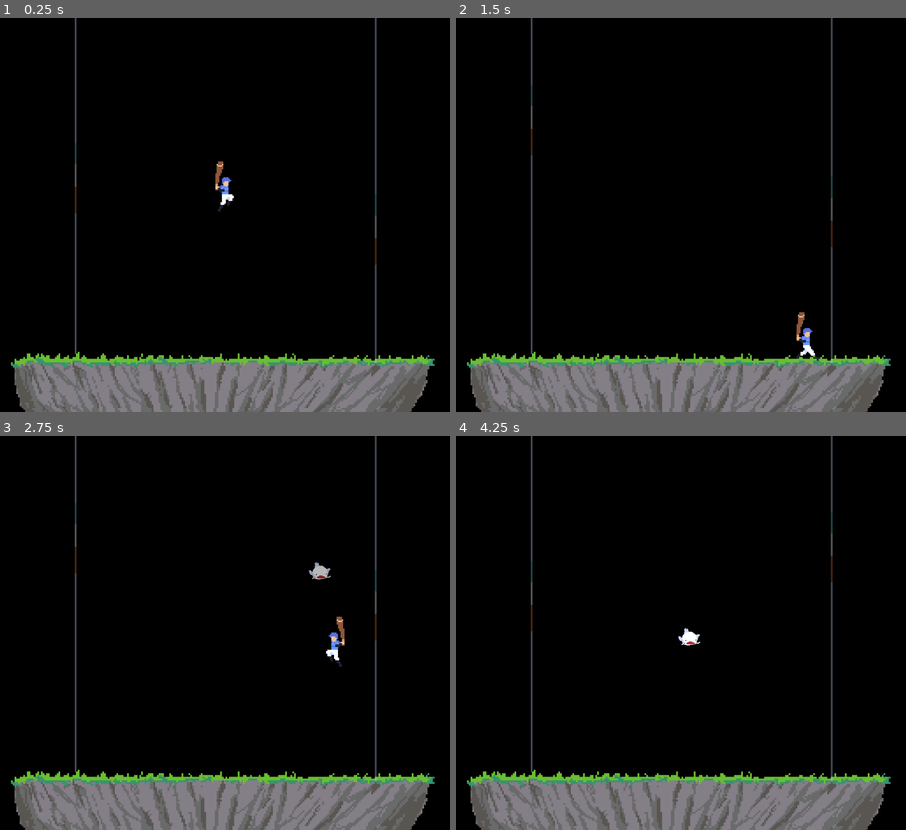
Above: before the commit, frames 1-4 (two rows, left to right).
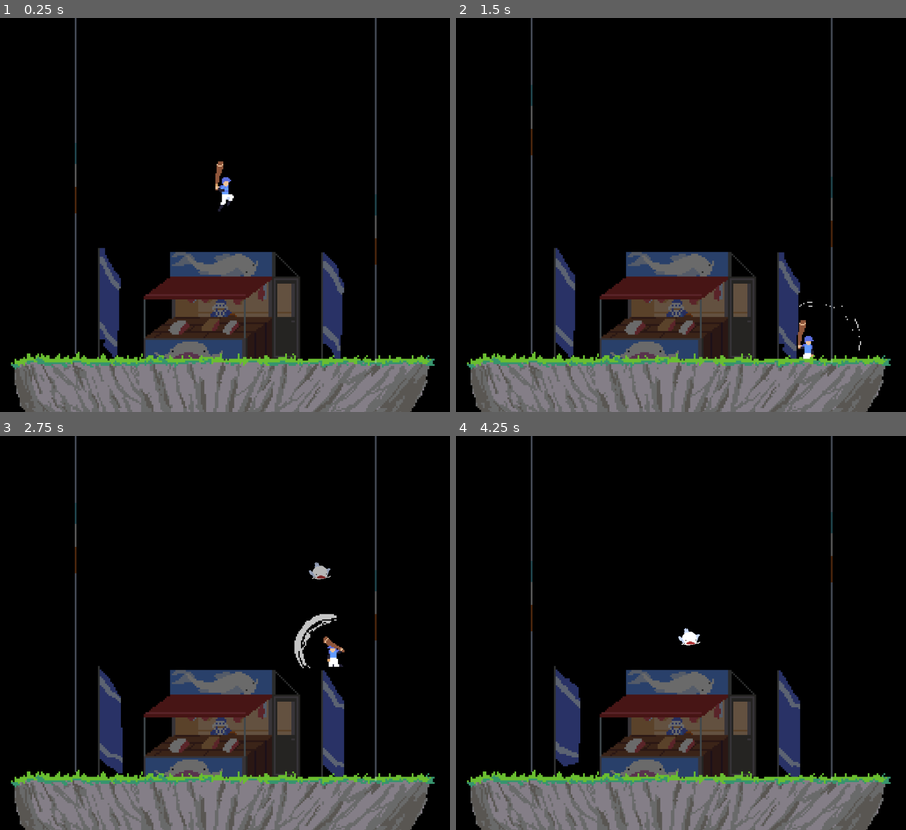
Above: after the commit, the same moments.

Repository: ButterM-40/Koi-Batter
Game: Godot game, scene res://Scenes/Game.tscn
Same seed, same stepped clock (60 frames per second), same inputs: the game is played once before the commit and once after it. The project has no main scene, so this scene is started directly.
Inputs:
- Up to frame 1 (0.25 s): no input
- Up to frame 2 (1.5 s): hold N (N, bound only after the commit) 0.53-1.28 s; hold D (Right) from 0.53 s (still down); tap Space (Hit) at 0.6 s; tap W (Jump) at 0.77 s; tap N (N, bound only after the commit) at 1.35 s
- Up to frame 3 (2.75 s): tap W (Jump) at 1.52 s; tap Space (Hit) at 1.55, 2.1 s; release D (Right) at 2.03 s; hold A (Left) from 2.03 s (still down); hold N (N, bound only after the commit) from 2.03 s (still down)
- Up to frame 4 (4.25 s): release A (Left) at 2.78 s; release N (N, bound only after the commit) at 2.78 s; hold D (Right) from 2.78 s (still down); tap N (N, bound only after the commit) at 2.85 s; tap W (Jump) at 3.02, 3.77 s; tap Space (Hit) at 3.05, 3.6 s; hold N (N, bound only after the commit) from 3.53 s (still down)

The runs differ from the first frame. In frame 1, 10% of the frame differs, in the area x 21-77%, y 58-87%; in frame 2, 11%; in frame 3, 11%, in the area x 21-77%, y 45-87%; in frame 4, 11%.

Commit message:
spriteZ
- added sprite for swing
- added swing effect
- added some BG stuff
- press N

Diff:
--- a/Components/PlayerBatter/batter.gd
+++ b/Components/PlayerBatter/batter.gd
@@ -37,6 +37,8 @@
 		player_sfx.play()
 
 
+
+
 	# Get the input direction and handle the movement/deceleration.
 	# As good practice, you should replace UI actions with custom gameplay actions.
 	var direction := Input.get_axis("Left", "Right")
@@ -53,10 +55,18 @@
 
 	if direction < 0:
 		animationplayer.flip_h = true
+		$EffectSprite2D.flip_h = true
+		$EffectSprite2D.position.x = -16
 	if direction > 0:
 		animationplayer.flip_h = false
+		$EffectSprite2D.flip_h = false
+		$EffectSprite2D.position.x = 16
 	if Input.is_action_just_pressed("Hit"):
 		action_hit(animationplayer.flip_h)
+
+	if Input.is_action_pressed("N"):
+		N()
+		is_hit = true
 
 func action_hit(face) -> void:
 	is_hit = true
@@ -71,10 +81,13 @@
 	if face:
 		bat_hitbox_left.set_deferred("monitorable", true)
 		is_hit_left = true
+
 	else:
 		bat_hitbox_right.set_deferred("monitorable", true)
 		is_hit_right = true
+
 	animationplayer.play("hit")
+	$EffectSprite2D.play("hitR")
 
 
 func animation_tree(direction) -> void:
@@ -98,6 +111,11 @@
 		is_sfx = false
 		bat_hitbox_right.set_deferred("monitorable", false)
 		bat_hitbox_left.set_deferred("monitorable", false)
+	if animationplayer.animation == "n":
+		is_hit = false
 
 
 	pass # Replace with function body.
+
+func N() -> void:
+	animationplayer.play("n")
--- a/Components/PlayerBatter/batter.tscn
+++ b/Components/PlayerBatter/batter.tscn
@@ -2,6 +2,7 @@
 
 [ext_resource type="Script" uid="uid://3asrpwwjfdln" path="res://Components/PlayerBatter/batter.gd" id="1_6ltoc"]
 [ext_resource type="Texture2D" uid="uid://bcxkjvh2022id" path="res://Assets/batter-Sheet.png" id="2_mbgni"]
+[ext_resource type="Texture2D" uid="uid://00ugxoa6opdh" path="res://Assets/swing-Sheet.png" id="3_mbgni"]
 
 [sub_resource type="AtlasTexture" id="AtlasTexture_7mu2e"]
 atlas = ExtResource("2_mbgni")
@@ -21,11 +22,31 @@
 
 [sub_resource type="AtlasTexture" id="AtlasTexture_rgb5k"]
 atlas = ExtResource("2_mbgni")
-region = Rect2(200, 0, 50, 50)
+region = Rect2(250, 0, 50, 50)
+
+[sub_resource type="AtlasTexture" id="AtlasTexture_pww7j"]
+atlas = ExtResource("2_mbgni")
+region = Rect2(300, 0, 50, 50)
 
 [sub_resource type="AtlasTexture" id="AtlasTexture_v236p"]
 atlas = ExtResource("2_mbgni")
-region = Rect2(250, 0, 50, 50)
+region = Rect2(600, 0, 50, 50)
+
+[sub_resource type="AtlasTexture" id="AtlasTexture_p7las"]
+atlas = ExtResource("2_mbgni")
+region = Rect2(350, 0, 50, 50)
+
+[sub_resource type="AtlasTexture" id="AtlasTexture_625c7"]
+atlas = ExtResource("2_mbgni")
+region = Rect2(650, 0, 50, 50)
+
+[sub_resource type="AtlasTexture" id="AtlasTexture_5apet"]
+atlas = ExtResource("2_mbgni")
+region = Rect2(700, 0, 50, 50)
+
+[sub_resource type="AtlasTexture" id="AtlasTexture_y05h7"]
+atlas = ExtResource("2_mbgni")
+region = Rect2(750, 0, 50, 50)
 
 [sub_resource type="AtlasTexture" id="AtlasTexture_wixju"]
 atlas = ExtResource("2_mbgni")
@@ -62,10 +83,7 @@
 "texture": SubResource("AtlasTexture_rgb5k")
 }, {
 "duration": 1.0,
-"texture": SubResource("AtlasTexture_rgb5k")
-}, {
-"duration": 1.0,
-"texture": SubResource("AtlasTexture_rgb5k")
+"texture": SubResource("AtlasTexture_pww7j")
 }],
 "loop": 0,
 "name": &"hit",
@@ -76,8 +94,48 @@
 "texture": SubResource("AtlasTexture_v236p")
 }],
 "loop": 1,
+"name": &"hurt",
+"speed": 5.0
+}, {
+"frames": [{
+"duration": 1.0,
+"texture": SubResource("AtlasTexture_p7las")
+}],
+"loop": 1,
 "name": &"jump",
 "speed": 5.0
+}, {
+"frames": [{
+"duration": 1.0,
+"texture": SubResource("AtlasTexture_625c7")
+}, {
+"duration": 1.0,
+"texture": SubResource("AtlasTexture_5apet")
+}, {
+"duration": 1.0,
+"texture": SubResource("AtlasTexture_y05h7")
+}, {
+"duration": 1.0,
+"texture": SubResource("AtlasTexture_5apet")
+}, {
+"duration": 1.0,
+"texture": SubResource("AtlasTexture_625c7")
+}, {
+"duration": 1.0,
+"texture": SubResource("AtlasTexture_5apet")
+}, {
+"duration": 1.0,
+"texture": SubResource("AtlasTexture_y05h7")
+}, {
+"duration": 1.0,
+"texture": SubResource("AtlasTexture_5apet")
+}, {
+"duration": 1.0,
+"texture": SubResource("AtlasTexture_625c7")
+}],
+"loop": 0,
+"name": &"n",
+"speed": 10.0
 }, {
 "frames": [{
 "duration": 1.0,
@@ -106,9 +164,103 @@
 }]
 
 [sub_resource type="CapsuleShape2D" id="CapsuleShape2D_rghuq"]
-radius = 4.077821
+radius = 18.784357
+height = 46.882126
 
 [sub_resource type="CapsuleShape2D" id="CapsuleShape2D_67aiy"]
+
+[sub_resource type="AtlasTexture" id="AtlasTexture_p2jag"]
+atlas = ExtResource("3_mbgni")
+region = Rect2(512, 0, 64, 64)
+
+[sub_resource type="AtlasTexture" id="AtlasTexture_mbgni"]
+atlas = ExtResource("3_mbgni")
+region = Rect2(512, 0, 64, 64)
+
+[sub_resource type="AtlasTexture" id="AtlasTexture_pukj8"]
+atlas = ExtResource("3_mbgni")
+region = Rect2(0, 0, 64, 64)
+
+[sub_resource type="AtlasTexture" id="AtlasTexture_1841r"]
+atlas = ExtResource("3_mbgni")
+region = Rect2(64, 0, 64, 64)
+
+[sub_resource type="AtlasTexture" id="AtlasTexture_yfssn"]
+atlas = ExtResource("3_mbgni")
+region = Rect2(128, 0, 64, 64)
+
+[sub_resource type="AtlasTexture" id="AtlasTexture_n14w0"]
+atlas = ExtResource("3_mbgni")
+region = Rect2(192, 0, 64, 64)
+
+[sub_resource type="AtlasTexture" id="AtlasTexture_hjyvt"]
+atlas = ExtResource("3_mbgni")
+region = Rect2(256, 0, 64, 64)
+
+[sub_resource type="AtlasTexture" id="AtlasTexture_lvuhx"]
+atlas = ExtResource("3_mbgni")
+region = Rect2(320, 0, 64, 64)
+
+[sub_resource type="AtlasTexture" id="AtlasTexture_t62ss"]
+atlas = ExtResource("3_mbgni")
+region = Rect2(384, 0, 64, 64)
+
+[sub_resource type="AtlasTexture" id="AtlasTexture_yog0a"]
+atlas = ExtResource("3_mbgni")
+region = Rect2(448, 0, 64, 64)
+
+[sub_resource type="AtlasTexture" id="AtlasTexture_gkyek"]
+atlas = ExtResource("3_mbgni")
+region = Rect2(512, 0, 64, 64)
+
+[sub_resource type="SpriteFrames" id="SpriteFrames_nn1ml"]
+animations = [{
+"frames": [{
+"duration": 1.0,
+"texture": SubResource("AtlasTexture_p2jag")
+}],
+"loop": 1,
+"name": &"default",
+"speed": 5.0
+}, {
+"frames": [{
+"duration": 1.0,
+"texture": SubResource("AtlasTexture_mbgni")
+}, {
+"duration": 1.0,
+"texture": SubResource("AtlasTexture_mbgni")
+}, {
+"duration": 1.0,
+"texture": SubResource("AtlasTexture_pukj8")
+}, {
+"duration": 1.0,
+"texture": SubResource("AtlasTexture_1841r")
+}, {
+"duration": 1.0,
+"texture": SubResource("AtlasTexture_yfssn")
+}, {
+"duration": 1.0,
+"texture": SubResource("AtlasTexture_n14w0")
+}, {
+"duration": 1.0,
+"texture": SubResource("AtlasTexture_hjyvt")
+}, {
+"duration": 1.0,
+"texture": SubResource("AtlasTexture_lvuhx")
+}, {
+"duration": 1.0,
+"texture": SubResource("AtlasTexture_t62ss")
+}, {
+"duration": 1.0,
+"texture": SubResource("AtlasTexture_yog0a")
+}, {
+"duration": 1.0,
+"texture": SubResource("AtlasTexture_gkyek")
+}],
+"loop": 0,
+"name": &"hitR",
+"speed": 10.0
+}]
 
 [node name="Batter" type="CharacterBody2D" unique_id=1129787818]
 script = ExtResource("1_6ltoc")
@@ -117,17 +269,15 @@
 [node name="AnimationPlayer" type="AnimatedSprite2D" parent="." unique_id=422305795]
 position = Vector2(1, -10)
 sprite_frames = SubResource("SpriteFrames_tomj7")
-animation = &"hit"
+animation = &"n"
 autoplay = "stand"
-frame = 6
-frame_progress = 1.0
 
 [node name="BatRight" type="Area2D" parent="AnimationPlayer" unique_id=1147826304 groups=["bat"]]
 unique_name_in_owner = true
 position = Vector2(-1, 10)
 
 [node name="CollisionShape2D" type="CollisionShape2D" parent="AnimationPlayer/BatRight" unique_id=227835276]
-position = Vector2(16, -3)
+position = Vector2(19.000002, -7)
 rotation = 1.4741651
 shape = SubResource("CapsuleShape2D_rghuq")
 debug_color = Color(0.9499268, 0.22636533, 0, 0.41960785)
@@ -138,7 +288,7 @@
 rotation = -2.9670596
 
 [node name="CollisionShape2D" type="CollisionShape2D" parent="AnimationPlayer/BatLeft" unique_id=649370628]
-position = Vector2(16, -3)
+position = Vector2(20.390747, 0.46626568)
 rotation = 1.4741651
 shape = SubResource("CapsuleShape2D_rghuq")
 debug_color = Color(0.9499268, 0.22636533, 0, 0.41960785)
@@ -149,4 +299,10 @@
 [node name="PlayerEffects" type="AudioStreamPlayer2D" parent="." unique_id=34666897]
 bus = &"SFX"
 
+[node name="EffectSprite2D" type="AnimatedSprite2D" parent="." unique_id=241251769]
+modulate = Color(18.892157, 18.892157, 18.892157, 0.77254903)
+position = Vector2(16, 0)
+sprite_frames = SubResource("SpriteFrames_nn1ml")
+animation = &"hitR"
+
 [connection signal="animation_finished" from="AnimationPlayer" to="." method="_on_animation_player_animation_finished"]
--- a/Scenes/Game.tscn
+++ b/Scenes/Game.tscn
@@ -2,12 +2,142 @@
 
 [ext_resource type="PackedScene" uid="uid://701h21wy471f" path="res://Components/PlayerBatter/batter.tscn" id="1_gl6un"]
 [ext_resource type="Texture2D" uid="uid://72y3hsdw5tqv" path="res://Assets/stage.png" id="2_gl6un"]
+[ext_resource type="Texture2D" uid="uid://crhhrn26tpa5i" path="res://Assets/shop.png" id="3_fgofq"]
 [ext_resource type="PackedScene" uid="uid://cqtj6s4qumyy4" path="res://Components/Stage/StageString.tscn" id="3_j5yw3"]
+[ext_resource type="Texture2D" uid="uid://bqp0qecp14b5w" path="res://Assets/fahne-Sheet.png" id="4_2irst"]
 [ext_resource type="PackedScene" uid="uid://c4y17w4iahaad" path="res://Components/Fish/spawner.tscn" id="4_kldst"]
 [ext_resource type="AudioStream" uid="uid://cmev88kikmt0w" path="res://Audio/MUSIC/koibatter_demotheme.wav" id="5_b2bpf"]
 
 [sub_resource type="WorldBoundaryShape2D" id="WorldBoundaryShape2D_gl6un"]
 distance = 26.0
+
+[sub_resource type="AtlasTexture" id="AtlasTexture_bf53h"]
+atlas = ExtResource("4_2irst")
+region = Rect2(0, 0, 16, 64)
+
+[sub_resource type="AtlasTexture" id="AtlasTexture_71axn"]
+atlas = ExtResource("4_2irst")
+region = Rect2(16, 0, 16, 64)
+
+[sub_resource type="AtlasTexture" id="AtlasTexture_dahhg"]
+atlas = ExtResource("4_2irst")
+region = Rect2(32, 0, 16, 64)
+
+[sub_resource type="AtlasTexture" id="AtlasTexture_3so38"]
+atlas = ExtResource("4_2irst")
+region = Rect2(48, 0, 16, 64)
+
+[sub_resource type="AtlasTexture" id="AtlasTexture_3cx6b"]
+atlas = ExtResource("4_2irst")
+region = Rect2(64, 0, 16, 64)
+
+[sub_resource type="AtlasTexture" id="AtlasTexture_wxwew"]
+atlas = ExtResource("4_2irst")
+region = Rect2(80, 0, 16, 64)
+
+[sub_resource type="AtlasTexture" id="AtlasTexture_acvyw"]
+atlas = ExtResource("4_2irst")
+region = Rect2(96, 0, 16, 64)
+
+[sub_resource type="AtlasTexture" id="AtlasTexture_alh3a"]
+atlas = ExtResource("4_2irst")
+region = Rect2(112, 0, 16, 64)
+
+[sub_resource type="SpriteFrames" id="SpriteFrames_nn1ml"]
+animations = [{
+"frames": [{
+"duration": 1.0,
+"texture": SubResource("AtlasTexture_bf53h")
+}, {
+"duration": 1.0,
+"texture": SubResource("AtlasTexture_71axn")
+}, {
+"duration": 1.0,
+"texture": SubResource("AtlasTexture_dahhg")
+}, {
+"duration": 1.0,
+"texture": SubResource("AtlasTexture_3so38")
+}, {
+"duration": 1.0,
+"texture": SubResource("AtlasTexture_3cx6b")
+}, {
+"duration": 1.0,
+"texture": SubResource("AtlasTexture_wxwew")
+}, {
+"duration": 1.0,
+"texture": SubResource("AtlasTexture_acvyw")
+}, {
+"duration": 1.0,
+"texture": SubResource("AtlasTexture_alh3a")
+}],
+"loop": 1,
+"name": &"default",
+"speed": 5.0
+}]
+
+[sub_resource type="AtlasTexture" id="AtlasTexture_4q8tf"]
+atlas = ExtResource("4_2irst")
+region = Rect2(32, 0, 16, 64)
+
+[sub_resource type="AtlasTexture" id="AtlasTexture_x3xnh"]
+atlas = ExtResource("4_2irst")
+region = Rect2(48, 0, 16, 64)
+
+[sub_resource type="AtlasTexture" id="AtlasTexture_8r6kd"]
+atlas = ExtResource("4_2irst")
+region = Rect2(64, 0, 16, 64)
+
+[sub_resource type="AtlasTexture" id="AtlasTexture_tfod6"]
+atlas = ExtResource("4_2irst")
+region = Rect2(80, 0, 16, 64)
+
+[sub_resource type="AtlasTexture" id="AtlasTexture_rajel"]
+atlas = ExtResource("4_2irst")
+region = Rect2(96, 0, 16, 64)
+
+[sub_resource type="AtlasTexture" id="AtlasTexture_vvhu1"]
+atlas = ExtResource("4_2irst")
+region = Rect2(112, 0, 16, 64)
+
+[sub_resource type="AtlasTexture" id="AtlasTexture_lbihj"]
+atlas = ExtResource("4_2irst")
+region = Rect2(0, 0, 16, 64)
+
+[sub_resource type="AtlasTexture" id="AtlasTexture_raj38"]
+atlas = ExtResource("4_2irst")
+region = Rect2(16, 0, 16, 64)
+
+[sub_resource type="SpriteFrames" id="SpriteFrames_lc5be"]
+animations = [{
+"frames": [{
+"duration": 1.0,
+"texture": SubResource("AtlasTexture_4q8tf")
+}, {
+"duration": 1.0,
+"texture": SubResource("AtlasTexture_x3xnh")
+}, {
+"duration": 1.0,
+"texture": SubResource("AtlasTexture_8r6kd")
+}, {
+"duration": 1.0,
+"texture": SubResource("AtlasTexture_tfod6")
+}, {
+"duration": 1.0,
+"texture": SubResource("AtlasTexture_rajel")
+}, {
+"duration": 1.0,
+"texture": SubResource("AtlasTexture_vvhu1")
+}, {
+"duration": 1.0,
+"texture": SubResource("AtlasTexture_lbihj")
+}, {
+"duration": 1.0,
+"texture": SubResource("AtlasTexture_raj38")
+}],
+"loop": 1,
+"name": &"default",
+"speed": 5.0
+}]
 
 [node name="Game" type="Node2D" unique_id=1357558454]
 
@@ -27,6 +157,30 @@
 [node name="Sprite2D" type="Sprite2D" parent="Stadium/CollisionShape2D" unique_id=1663774788]
 texture = ExtResource("2_gl6un")
 
+[node name="stadiumBG" type="Node2D" parent="Stadium" unique_id=1783774600]
+
+[node name="shop" type="Sprite2D" parent="Stadium/stadiumBG" unique_id=1634316651]
+modulate = Color(0.4149491, 0.4149491, 0.4149491, 1)
+z_index = -10
+position = Vector2(-5.75, -3.75)
+texture = ExtResource("3_fgofq")
+
+[node name="flag" type="AnimatedSprite2D" parent="Stadium/stadiumBG" unique_id=281402668]
+modulate = Color(0.45247537, 0.45247537, 0.45247537, 1)
+z_index = -10
+position = Vector2(-64.75, -4)
+sprite_frames = SubResource("SpriteFrames_nn1ml")
+autoplay = "default"
+frame_progress = 0.54782265
+
+[node name="flag2" type="AnimatedSprite2D" parent="Stadium/stadiumBG" unique_id=877295807]
+modulate = Color(0.45247537, 0.45247537, 0.45247537, 1)
+z_index = -1
+position = Vector2(62.25, -1.5)
+sprite_frames = SubResource("SpriteFrames_lc5be")
+autoplay = "default"
+frame_progress = 0.09008803
+
 [node name="Strings" type="Node" parent="." unique_id=1705686334]
 
 [node name="StageString2" parent="Strings" unique_id=1455923313 instance=ExtResource("3_j5yw3")]
--- a/project.godot
+++ b/project.godot
@@ -49,6 +49,11 @@
 "events": [Object(InputEventKey,"resource_local_to_scene":false,"resource_name":"","device":-1,"window_id":0,"alt_press …(191 unchanged characters)…
 ]
 }
+N={
+"deadzone": 0.2,
+"events": [Object(InputEventKey,"resource_local_to_scene":false,"resource_name":"","device":-1,"window_id":0,"alt_pressed":false,"shift_pressed":false,"ctrl_pressed":false,"meta_pressed":false,"pressed":false,"keycode":0,"physical_keycode":78,"key_label":0,"unicode":110,"location":0,"echo":false,"script":null)
+]
+}
 
 [physics]
 
Binary file changed: Assets/batter-Sheet.png
Binary file added: Assets/fahne-Sheet.png
Not shown, added: Assets/fahne-Sheet.png.import
Binary file added: Assets/shop.png
Not shown, added: Assets/shop.png.import
Binary file changed: Assets/swing-Sheet.png
Not shown, added: Scenes/Game.tscn1531656371.tmp
Not shown, added: Scenes/Game.tscn1567416255.tmp
